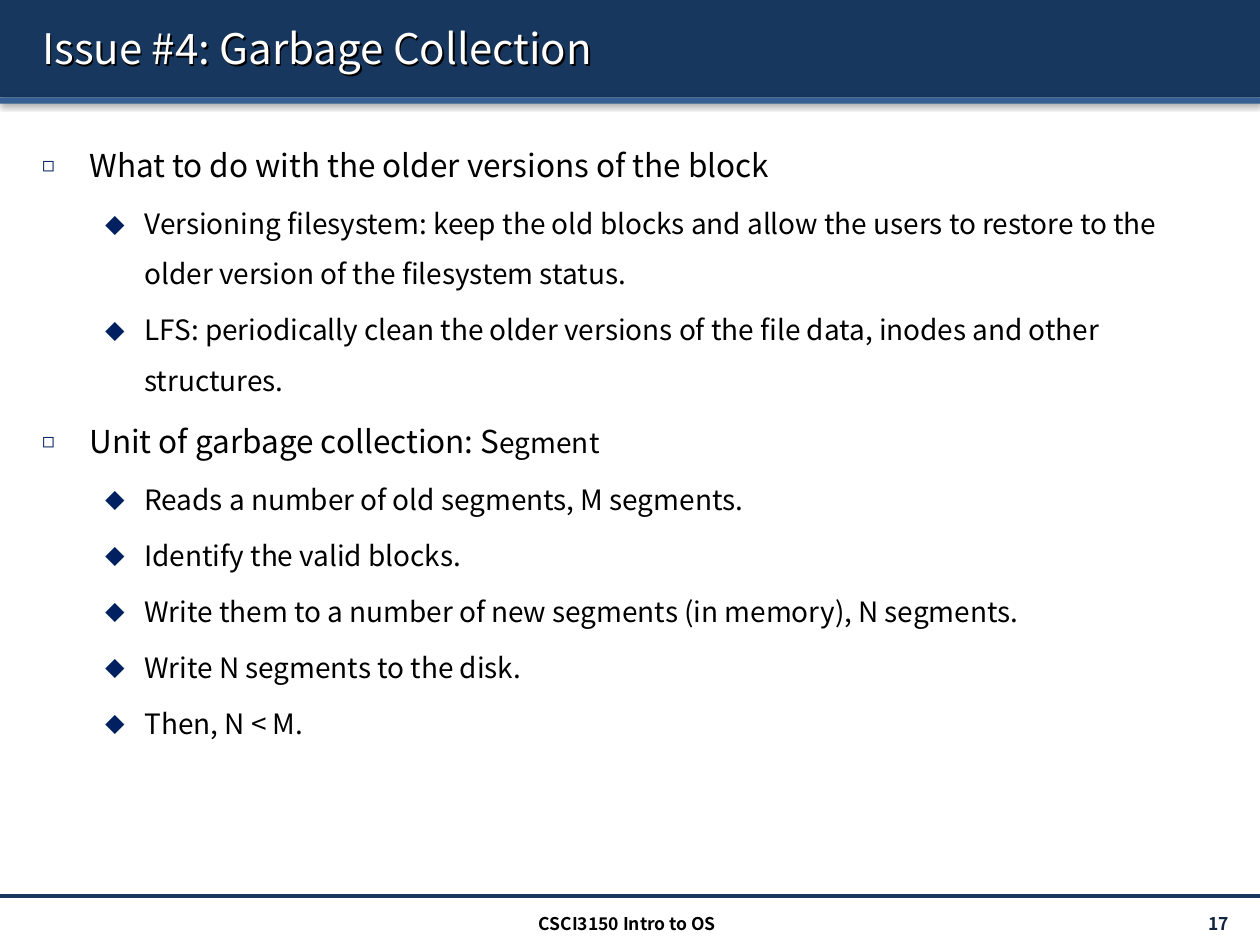
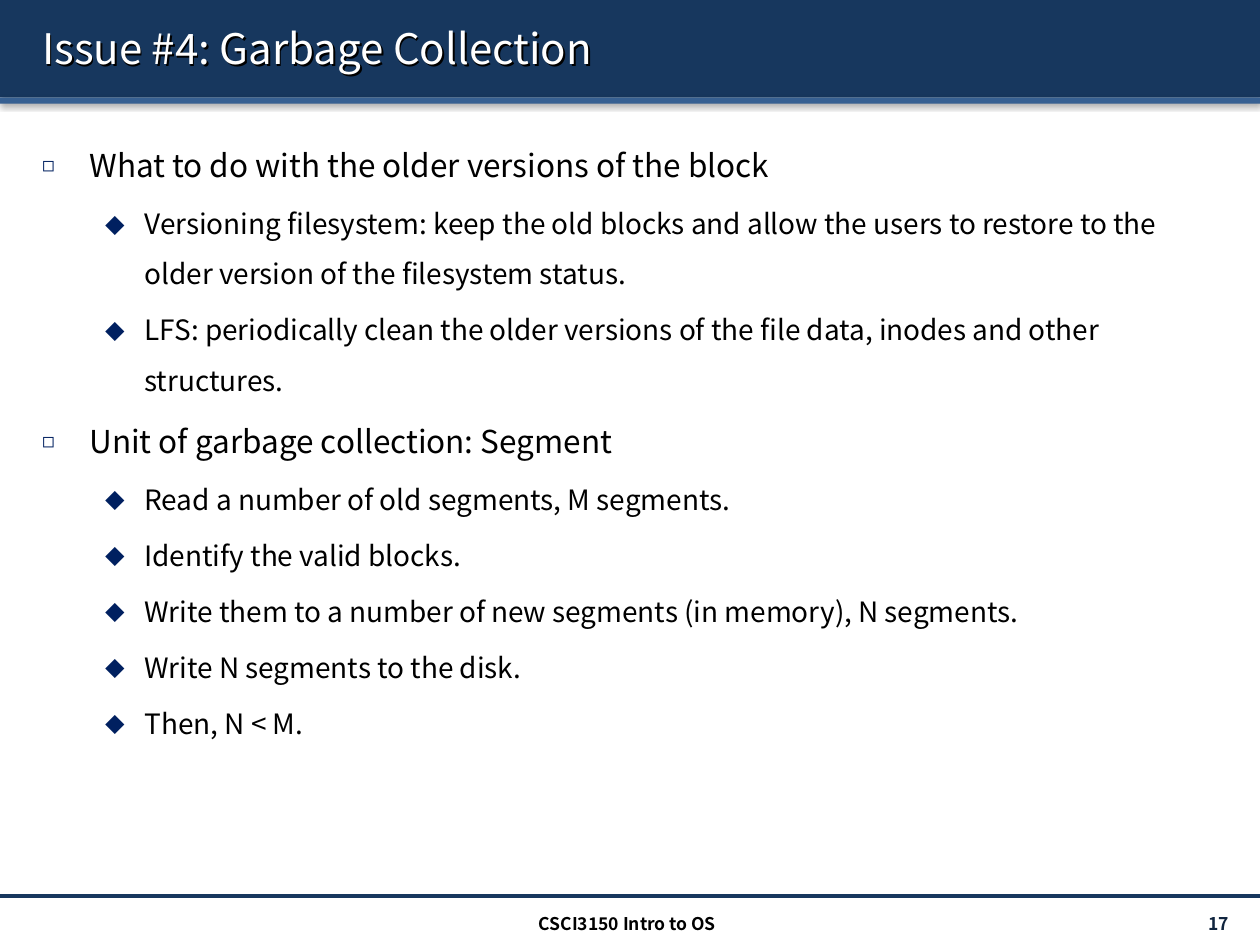
Before and after one commit to henryhxu/CSCI3150, a slide deck: slide 17 of lecture/lec15_lfs.pptx. Drawn at 1260x945 pixels with LibreOffice and Linux fonts; fonts in the diff are those of the drawing. Boxes give left, top, right and bottom in pixels: in the first picture for what was removed or moved away, otherwise in the second. Text is boxed around its words. In the diff, an @@ line names an element or a change of style, - is before the commit and + after.

```diff
--- a/lecture/lec15_lfs.pptx
+++ b/lecture/lec15_lfs.pptx
@@ text at [89, 427, 612, 461]: size 16 to 18 pt in "Segment" @@
@@ text at [145, 487, 730, 517]: text changed @@
-  ⬥ Reads a number of old segments, M segments.
+  ⬥ Read a number of old segments, M segments.
```
Also in this commit, not shown: 3 other slides changed, 1 other file.
